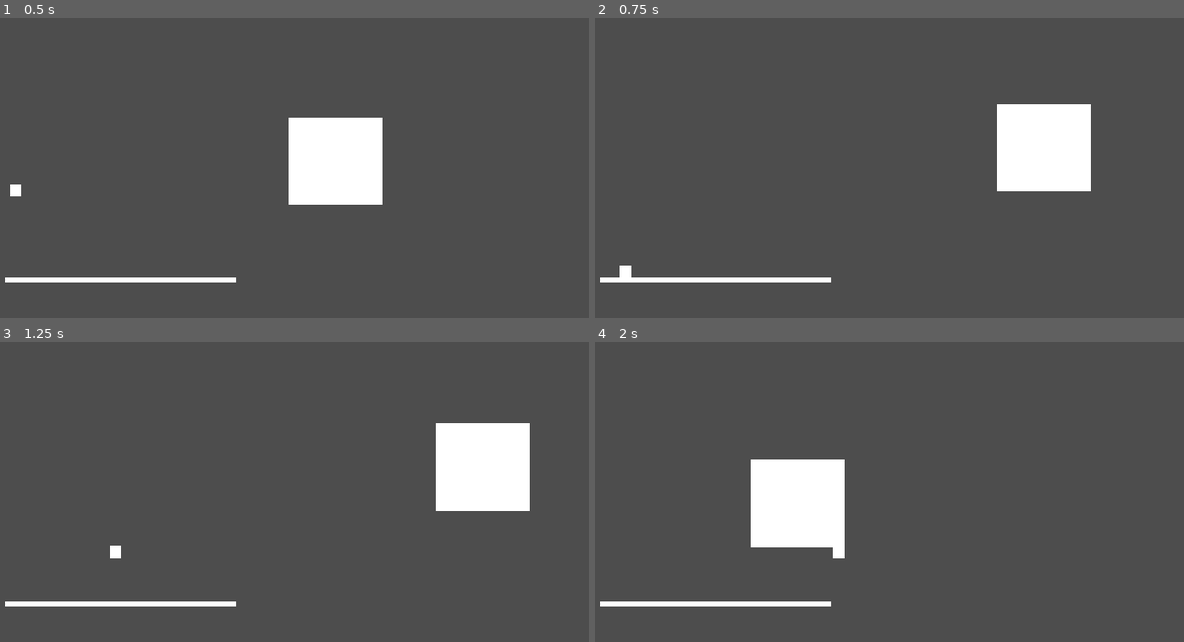
Above: before the commit, frames 1-4 (two rows, left to right).
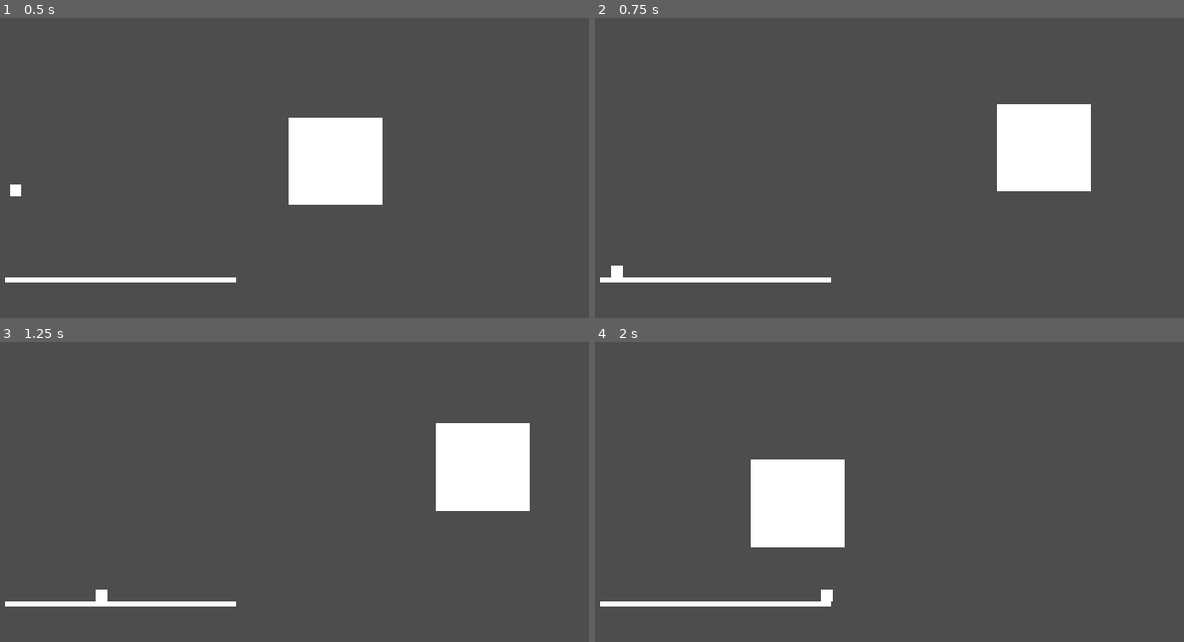
Above: after the commit, the same moments.

Repository: arrowira/dtj36
Game: Godot game, scene res://main.tscn
Two runs of this game, one before a commit and one after it. Both use one fixed random seed, a clock stepped at 60 frames per second and the inputs below.
Inputs (mouse positions are in pixels of both pictures, inside the frame that each line leads up to):
- Up to frame 1 (0.5 s): no input
- Up to frame 2 (0.75 s): tap Enter (ui_accept) at 0.5 s; move the mouse to (1077, 144) at 0.52 s; hold Right (ui_right) from 0.53 s (still down); tap A (lt, bound only after the commit) at 0.6 s
- Up to frame 3 (1.25 s): keep holding Right (ui_right); tap Enter (ui_accept) at 0.77, 1.07 s; tap D (rt, bound only after the commit) at 0.8 s
- Up to frame 4 (2 s): keep holding Right (ui_right); move the mouse to (795, 507) at 1.27 s; tap D (rt, bound only after the commit) at 1.35 s; tap Enter (ui_accept) at 1.52, 1.55, 1.82 s

Frame 1 is identical in both runs. In frame 2, 0.1% of the frame differs, in the area x 2-7%, y 82-87%; in frame 3, 0.2%, in the area x 16-21%, y 67-87%; in frame 4, 0.2%.

Commit message:
add wasd movement

Diff:
--- a/dtj-36-proj/playerBehaviour.gd
+++ b/dtj-36-proj/playerBehaviour.gd
@@ -11,12 +11,12 @@
 		velocity += gravMult*get_gravity() * delta
 
 	# Handle jump.
-	if Input.is_action_just_pressed("ui_accept") and is_on_floor():
+	if Input.is_action_just_pressed("up") and is_on_floor():
 		velocity.y = JUMP_VELOCITY
 
 	# Get the input direction and handle the movement/deceleration.
 	# As good practice, you should replace UI actions with custom gameplay actions.
-	var direction := Input.get_axis("ui_left", "ui_right")
+	var direction := Input.get_axis("lt", "rt")
 	if abs(velocity.x)<maxSpeed:
 		if direction:
 			velocity.x += direction * SPEED
--- a/dtj-36-proj/project.godot
+++ b/dtj-36-proj/project.godot
@@ -18,3 +18,24 @@
 [display]
 
 window/stretch/mode="canvas_items"
+
+[input]
+
+up={
+"deadzone": 0.2,
+"events": [Object(InputEventKey,"resource_local_to_scene":false,"resource_name":"","device":-1,"window_id":0,"alt_pressed":false,"shift_pressed":false,"ctrl_pressed":false,"meta_pressed":false,"pressed":false,"keycode":0,"physical_keycode":4194320,"key_label":0,"unicode":0,"location":0,"echo":false,"script":null)
+, Object(InputEventKey,"resource_local_to_scene":false,"resource_name":"","device":-1,"window_id":0,"alt_pressed":false,"shift_pressed":false,"ctrl_pressed":false,"meta_pressed":false,"pressed":false,"keycode":0,"physical_keycode":87,"key_label":0,"unicode":119,"location":0,"echo":false,"script":null)
+]
+}
+lt={
+"deadzone": 0.2,
+"events": [Object(InputEventKey,"resource_local_to_scene":false,"resource_name":"","device":-1,"window_id":0,"alt_pressed":false,"shift_pressed":false,"ctrl_pressed":false,"meta_pressed":false,"pressed":false,"keycode":0,"physical_keycode":65,"key_label":0,"unicode":97,"location":0,"echo":false,"script":null)
+, Object(InputEventKey,"resource_local_to_scene":false,"resource_name":"","device":-1,"window_id":0,"alt_pressed":false,"shift_pressed":false,"ctrl_pressed":false,"meta_pressed":false,"pressed":false,"keycode":0,"physical_keycode":4194319,"key_label":0,"unicode":0,"location":0,"echo":false,"script":null)
+]
+}
+rt={
+"deadzone": 0.2,
+"events": [Object(InputEventKey,"resource_local_to_scene":false,"resource_name":"","device":-1,"window_id":0,"alt_pressed":false,"shift_pressed":false,"ctrl_pressed":false,"meta_pressed":false,"pressed":false,"keycode":0,"physical_keycode":68,"key_label":0,"unicode":100,"location":0,"echo":false,"script":null)
+, Object(InputEventKey,"resource_local_to_scene":false,"resource_name":"","device":-1,"window_id":0,"alt_pressed":false,"shift_pressed":false,"ctrl_pressed":false,"meta_pressed":false,"pressed":false,"keycode":0,"physical_keycode":4194321,"key_label":0,"unicode":0,"location":0,"echo":false,"script":null)
+]
+}
